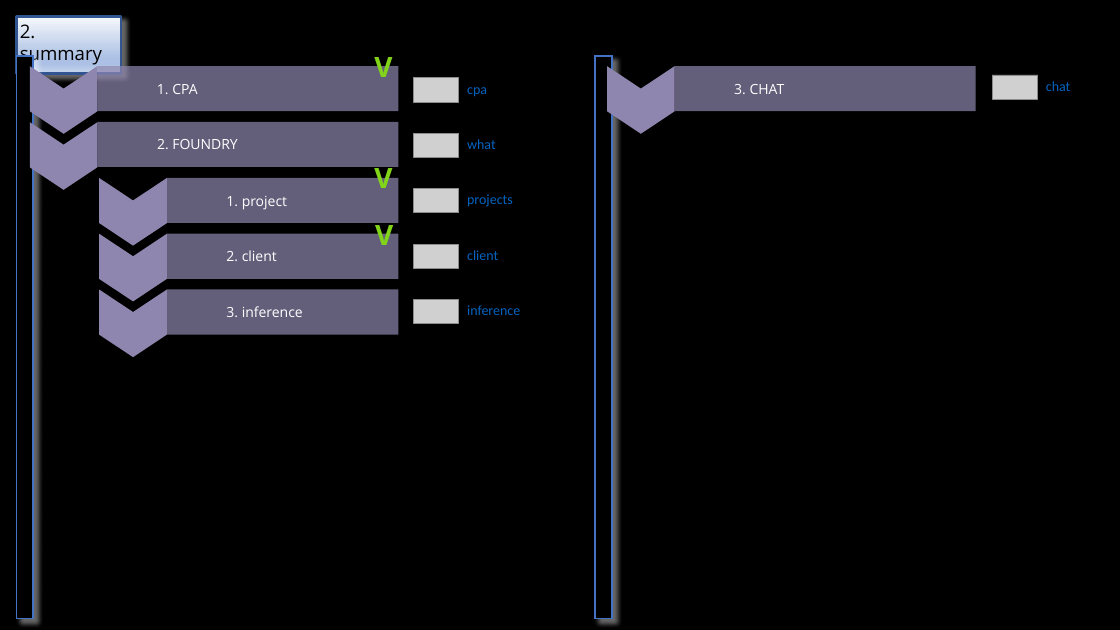
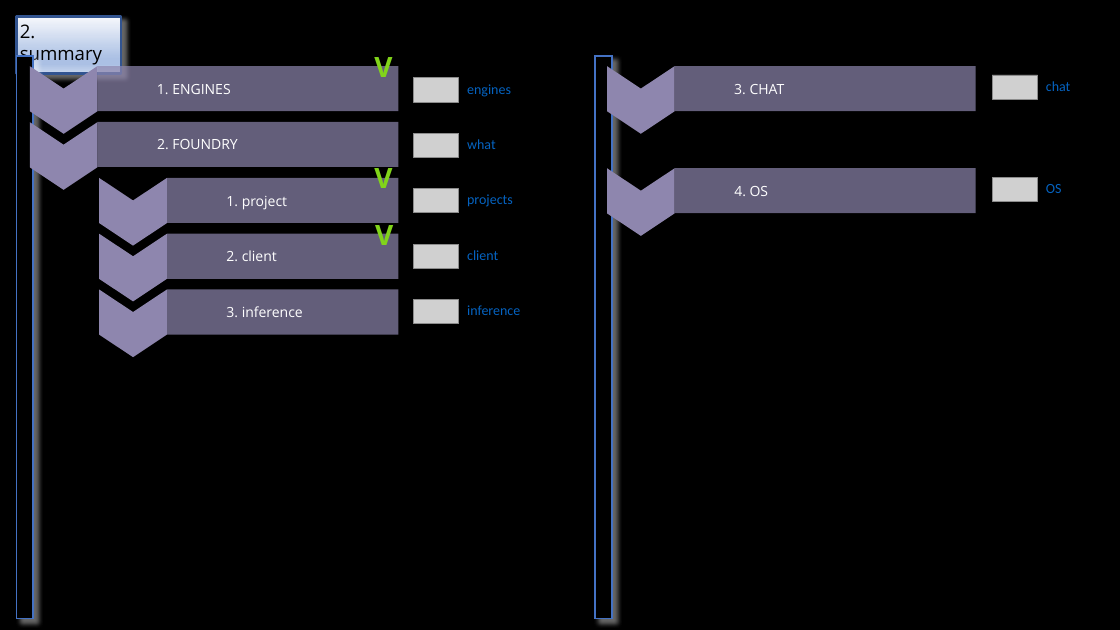
Before and after one commit to 1010836/portfolio, a slide deck: slide 4 of foundry/foundry.odp. Drawn at 1120x630 pixels with LibreOffice and Linux fonts; fonts in the diff are those of the drawing; grey boxes stand for pictures. Boxes give left, top, right and bottom in pixels: in the first picture for what was removed or moved away, otherwise in the second. Text is boxed around its words. In the diff, an @@ line names an element or a change of style, - is before the commit and + after.

```diff
--- a/foundry/foundry.odp
+++ b/foundry/foundry.odp
@@ text in rounded rectangle at box(157, 84, 230, 94): text changed @@
-1. CPA
+1. ENGINES
@@ text removed at box(467, 87, 487, 97) @@
-cpa
@@ text added at box(467, 84, 511, 97), 12 pt, text #0563C1 @@
+engines
@@ freeform shape added at box(607, 168, 676, 236), fill #8E86AE @@
@@ rounded rectangle added at box(675, 168, 975, 213), fill #8E86AE at 70% opacity, 12 pt, text #FFFFFF @@
+4. OS
@@ picture added at box(992, 177, 1038, 202) @@
@@ text added at box(1046, 184, 1062, 193), 12 pt, text #0563C1 @@
+OS
```
Also in this commit, not shown: 3 other slides changed, 17 other files.
